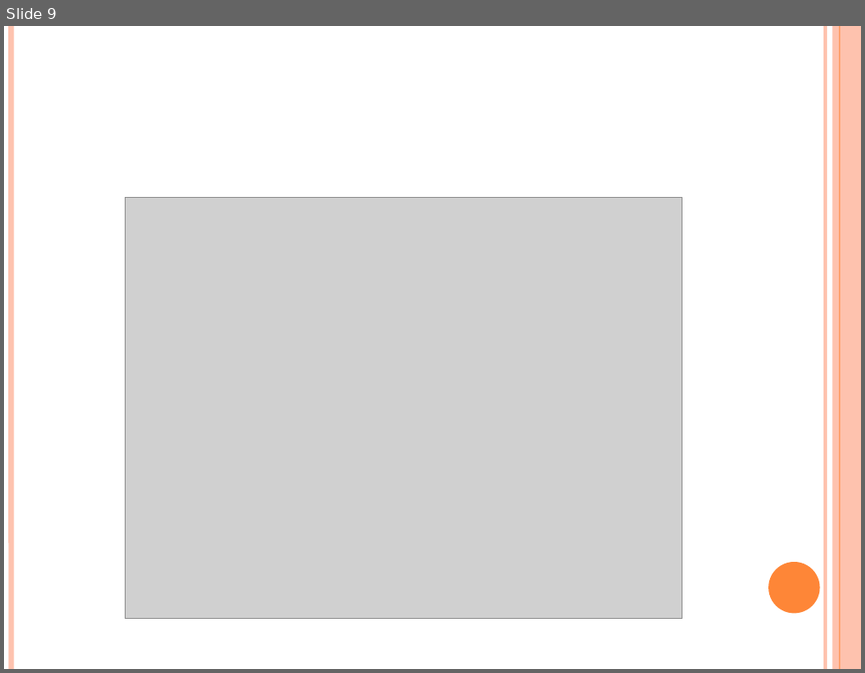
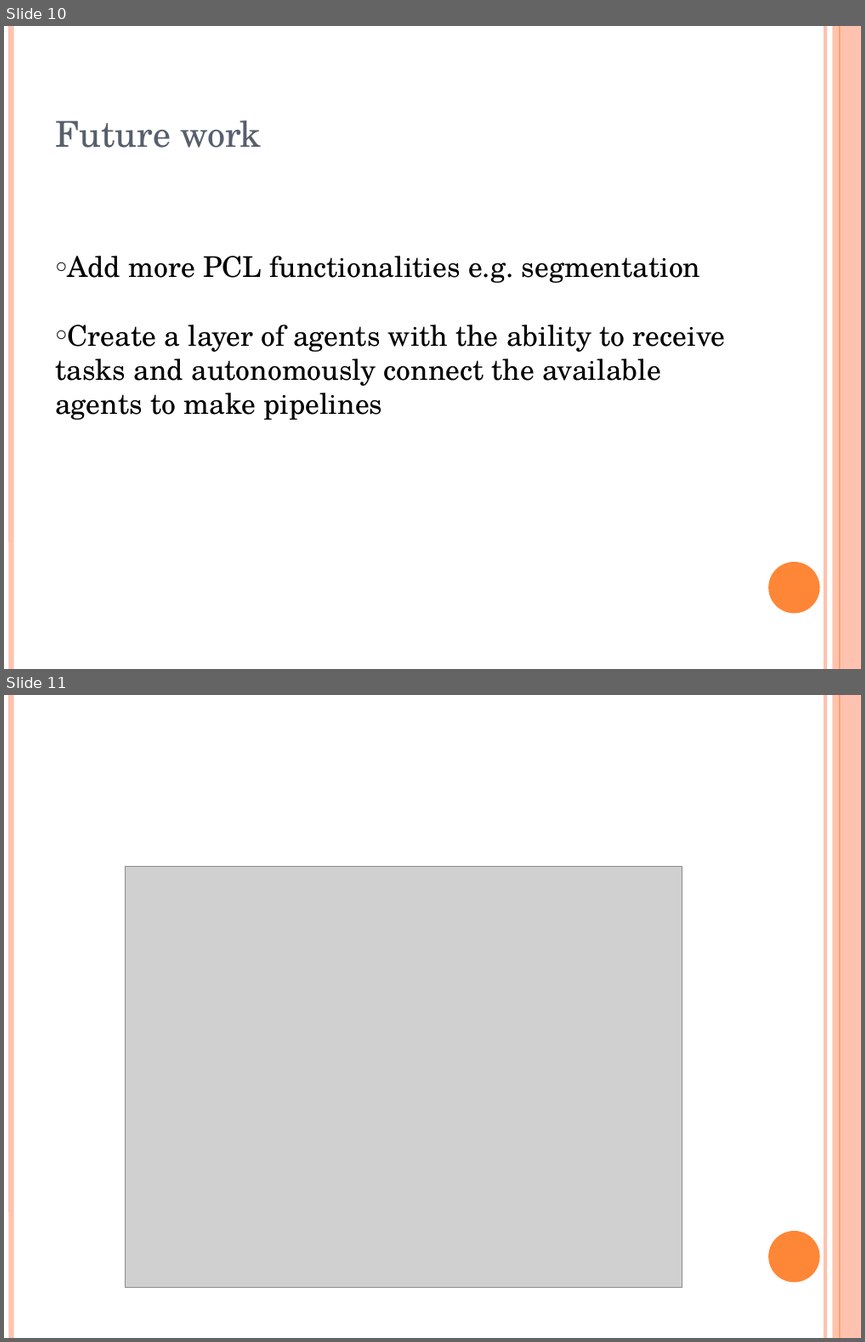
Before and after one commit to oscar-lima/sdp_ws2013_pcl, a slide deck: doc/apcl_presentation.pptx. Shown one above the other, each under a label of ours: slide 9 before the commit, slides 10 and 11 after it. The pictures are 865x673 and 865x1342 pixels, drawn with LibreOffice and Linux fonts; fonts in the diff are those of the drawing; grey boxes stand for pictures. Boxes give left, top, right and bottom in pixels: in the first picture for what was removed or moved away, otherwise in the second. Text is boxed around its words. In the diff, an @@ line names an element or a change of style, - is before the commit and + after.

```diff
--- a/doc/apcl_presentation.pptx
+++ b/doc/apcl_presentation.pptx
@@ slide 10 added at (x1=4, y1=26, x2=861, y2=669), background #FFFFFF; not listed: 6 template elements that a slide beside it also shows @@
@@ text added at (x1=55, y1=120, x2=262, y2=148), 30 pt, text #575F6D @@
+Future work
@@ text added at (x1=55, y1=256, x2=725, y2=420), 24 pt, text #000000 @@
+○ Add more PCL functionalities e.g. segmentation
+○ Create a layer of agents with the ability to receive tasks and autonomously connect the available agents to make pipelines
@@ what was slide 9 is now slide 11 @@
```
Also in this commit, not shown: 6 slides changed, 3 other slides added, 2 slides removed.
